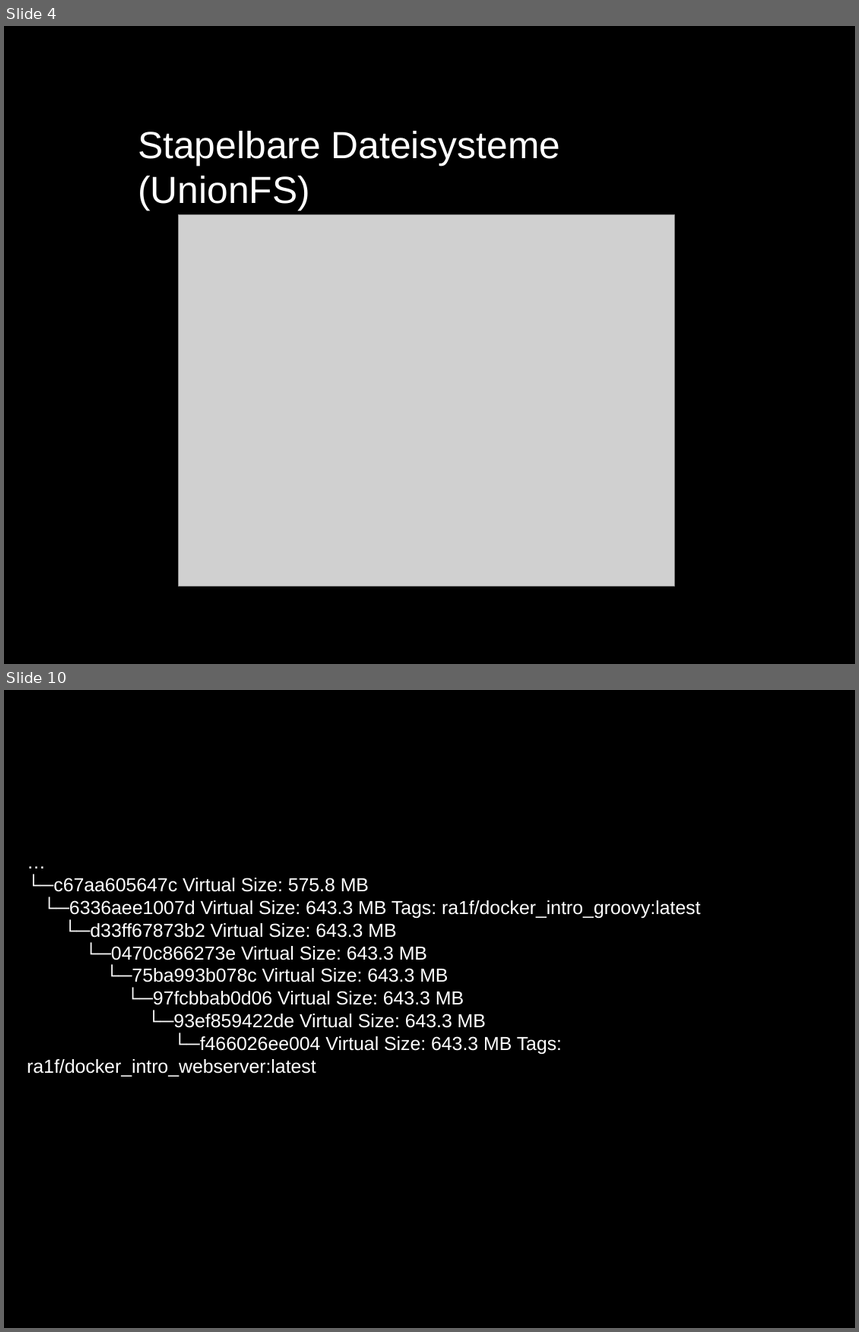
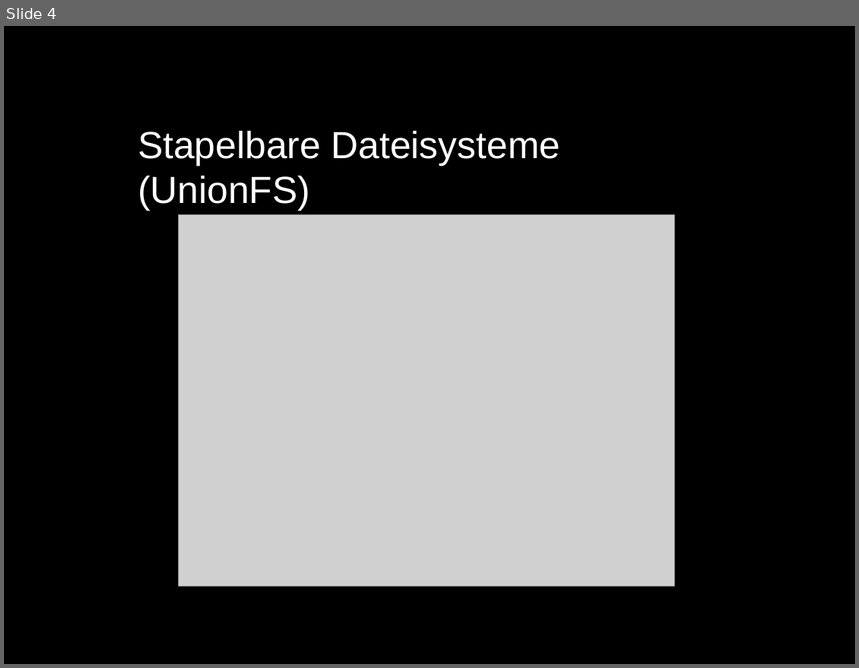
Before and after one commit to ra1f/docker-intro, a slide deck: DockerIntro.pptx. Shown one above the other, each under a label of ours: slides 4 and 10 before the commit, slide 4 after it; the slides between them are not shown. The pictures are 859x1332 and 859x668 pixels, drawn with LibreOffice and Linux fonts; fonts in the diff are those of the drawing; grey boxes stand for pictures; background and template pictures are left out. Boxes give left, top, right and bottom in pixels: in the first picture for what was removed or moved away, otherwise in the second. Text is boxed around its words. In the diff, an @@ line names an element or a change of style, - is before the commit and + after.

```diff
--- a/DockerIntro.pptx
+++ b/DockerIntro.pptx
@@ slide 10 removed at [4,690,855,1328], background picture (left out) @@
@@ text removed at [27,876,701,1054] @@
-…
-└─c67aa605647c Virtual Size: 575.8 MB
-└─6336aee1007d Virtual Size: 643.3 MB Tags: ra1f/docker_intro_groovy:latest
-└─d33ff67873b2 Virtual Size: 643.3 MB
-└─0470c866273e Virtual Size: 643.3 MB
-└─75ba993b078c Virtual Size: 643.3 MB
-└─97fcbbab0d06 Virtual Size: 643.3 MB
-└─93ef859422de Virtual Size: 643.3 MB
-└─f466026ee004 Virtual Size: 643.3 MB Tags: ra1f/docker_intro_webserver:latest
```
Also in this commit, not shown: 5 slides changed, 36 slides added, 1 other slide removed, 7 other files.
